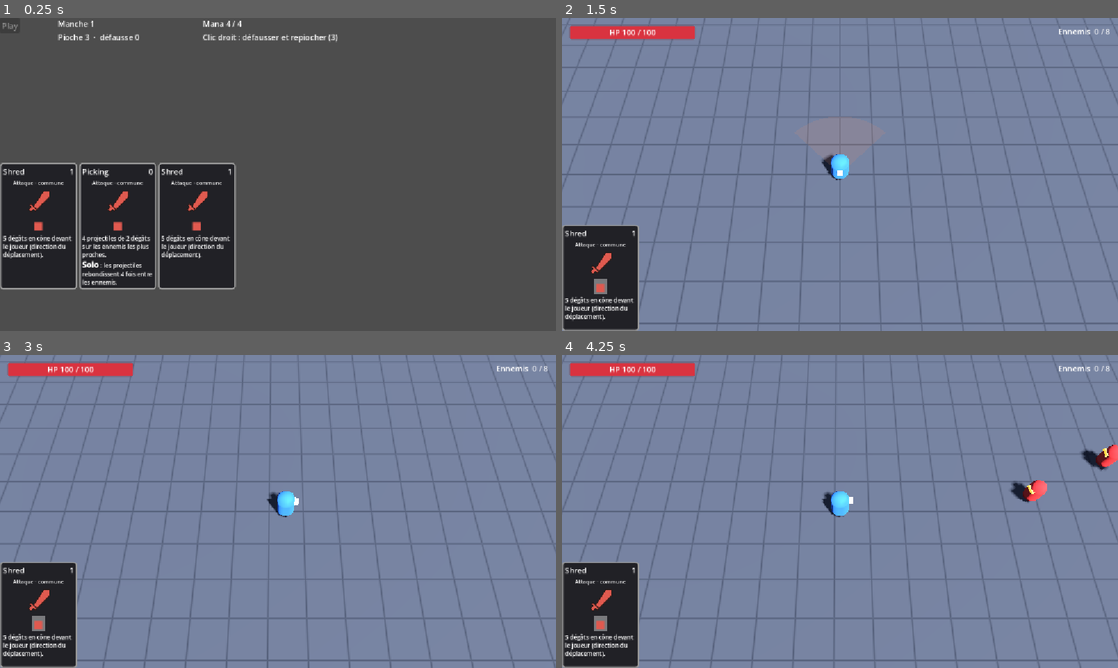
Above: before the commit, frames 1-4 (two rows, left to right).
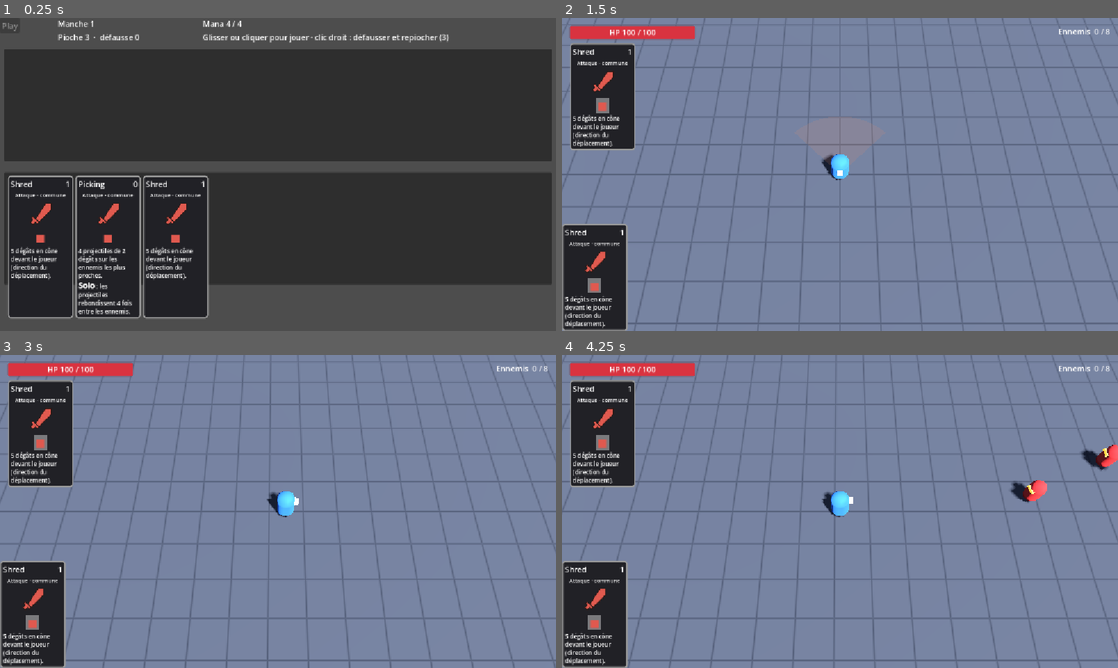
Above: after the commit, the same moments.

Repository: Vharaphis/AppassionatoProjectPrototype
Game: Godot game, scene res://scenes/cardManagementScene.tscn
Same seed, same stepped clock (60 frames per second), same inputs: the game is played once before the commit and once after it.
Inputs (mouse positions are in pixels of both pictures, inside the frame that each line leads up to):
- Up to frame 1 (0.25 s): no input
- Up to frame 2 (1.5 s): tap Enter at 0.5 s; drag from (600, 227) to (895, 105) at 0.52 s; click "Play" at 1.25 s
- Up to frame 3 (3 s): tap Space at 2 s; drag from (38, 614) to (250, 574) at 2.02 s; move the mouse to (333, 442) at 2.77 s; hold D (move_right) from 2.78 s (still down); click (333, 442) at 2.92 s
- Up to frame 4 (4.25 s): release D (move_right) at 3.5 s; drag from (812, 574) to (673, 464) at 3.52 s

The runs differ from the first frame. In frame 1, 66% of the frame differs, in the area x 0-100%, y 5-97%; in frame 2, 5.7%; in frame 3, 5.7%; in frame 4, 5.7%.

Commit message:
feat(cards): drag & drop and combat HUD
- drag cards between hand and track, reorder both; mana enforced on drop
- left click now on release so a press can start a drag; click still works
- visible hand and track drop zones, cards narrowed so 8 fit
- combat HUD: current partition under the HP bar, flips on card change

Closes #40

Co-Authored-By: Claude Opus 5.5 <noreply@anthropic.com>

Diff:
--- a/scenes/cardManagementScene.tscn
+++ b/scenes/cardManagementScene.tscn
@@ -9,19 +9,40 @@
 anchors_preset = 0
 script = ExtResource("1_j72h1")
 
+[node name="TrackBackground" type="Panel" parent="." unique_id=1203948571]
+layout_mode = 0
+offset_left = 8.0
+offset_top = 64.0
+offset_right = 1144.0
+offset_bottom = 296.0
+mouse_filter = 2
+
+[node name="HandBackground" type="Panel" parent="." unique_id=1203948572]
+layout_mode = 0
+offset_left = 8.0
+offset_top = 320.0
+offset_right = 1144.0
+offset_bottom = 552.0
+mouse_filter = 2
+
 [node name="Hand" type="HBoxContainer" parent="." unique_id=1508068058]
 unique_name_in_owner = true
 layout_mode = 0
-offset_top = 300.0
-offset_right = 40.0
-offset_bottom = 340.0
+custom_minimum_size = Vector2(1120, 220)
+offset_left = 16.0
+offset_top = 326.0
+offset_right = 1136.0
+offset_bottom = 546.0
 script = ExtResource("6_ocpiu")
 
 [node name="PlayingArea" type="HBoxContainer" parent="." unique_id=1861295477]
 unique_name_in_owner = true
 layout_mode = 0
-offset_right = 40.0
-offset_bottom = 40.0
+custom_minimum_size = Vector2(1120, 220)
+offset_left = 16.0
+offset_top = 70.0
+offset_right = 1136.0
+offset_bottom = 290.0
 script = ExtResource("7_cxt2q")
 
 [node name="HUD" type="Control" parent="." unique_id=252701356]
--- a/scenes/card_management_scene.gd
+++ b/scenes/card_management_scene.gd
@@ -24,6 +24,8 @@
 	hand.card_discard_requested.connect(_on_hand_card_discard_requested)
 	playing_area.card_selected.connect(_on_playing_area_card_selected)
 	playing_area.composition_changed.connect(_on_composition_changed)
+	playing_area.card_dropped.connect(_on_track_card_dropped)
+	hand.card_dropped.connect(_on_hand_card_dropped)
 	play_button.pressed.connect(_on_play_pressed)
 	play_button.disabled = true
 	round_label.text = "Manche %d" % RunState.round_index
@@ -62,6 +64,26 @@
 	hand.add_card(card)
 	_refresh_labels()
 
+## Glisser sur la piste : pose depuis la main (si le mana suffit) ou réordonne.
+func _on_track_card_dropped(card: Card, index: int) -> void:
+	if card.get_parent() == playing_area:
+		playing_area.move_card(card, index)
+		return
+	if card.get_parent() != hand or card.card_instance.get_cost() > mana_left():
+		return
+	hand.remove_card(card)
+	playing_area.add_card(card)
+	playing_area.move_card(card, index)
+
+## Glisser sur la main : retire de la piste ou réordonne la main.
+func _on_hand_card_dropped(card: Card, index: int) -> void:
+	if card.get_parent() == playing_area:
+		playing_area.remove_card(card)
+		hand.add_card(card)
+		_refresh_labels()
+	if card.get_parent() == hand:
+		hand.move_card(card, index)
+
 ## Pioche d'abord, défausse ensuite : sinon la carte défaussée peut ressortir
 ## aussitôt quand la pioche vide remélange la défausse.
 func _on_hand_card_discard_requested(card: Card) -> void:
@@ -92,7 +114,7 @@
 func _refresh_labels() -> void:
 	var mana := mana_left()
 	mana_label.text = "Mana %d / %d" % [mana, RunState.mana_per_round]
-	redraw_label.text = "Clic droit : défausser et repiocher (%d)" % redraws_left
+	redraw_label.text = "Glisser ou cliquer pour jouer · clic droit : défausser et repiocher (%d)" % redraws_left
 	deck_label.text = "Pioche %d  ·  défausse %d" % [deck.draw_pile.size(), deck.discard_pile.size()]
 	for child in hand.get_children():
 		var card := child as Card
--- a/scenes/cards/card.tscn
+++ b/scenes/cards/card.tscn
@@ -8,7 +8,7 @@
 metadata/_custom_type_script = "uid://v3hbk2005353"
 
 [node name="Card" type="PanelContainer" unique_id=942914442]
-custom_minimum_size = Vector2(160, 220)
+custom_minimum_size = Vector2(136, 220)
 script = ExtResource("1_0qqw3")
 card_data = SubResource("Resource_un5qg")
 
--- a/scenes/fighting_enemies_scene.gd
+++ b/scenes/fighting_enemies_scene.gd
@@ -21,12 +21,16 @@
 @onready var continue_button: Button = %ContinueButton
 
 var _cards: Array[Card] = []
+## Partition en cours de lecture, sous la barre de vie. Pivote à chaque changement de carte.
+var _current_card: Card
+var _current_index: int = -1
 ## Victoire et mort peuvent tomber sur la même frame : le premier des deux gagne.
 var _combat_over: bool = false
 
 func _ready() -> void:
 	_apply_run_state()
 	_display_played_cards()
+	_create_current_card()
 	player.health.health_changed.connect(_on_player_health_changed)
 	player.health.armor_changed.connect(_on_player_armor_changed)
 	player.died.connect(_on_player_died)
@@ -62,6 +66,8 @@
 		_cards.append(card)
 
 func _on_slot_entered(card_index: int, slot_index: int, _plays: bool) -> void:
+	_show_current_card(card_index)
+	_current_card.set_active_slot(slot_index)
 	for i in _cards.size():
 		if i == card_index:
 			_cards[i].set_active_slot(slot_index)
@@ -118,3 +124,29 @@
 func _on_back_pressed() -> void:
 	RunState.reset_run()
 	get_tree().change_scene_to_file(CARD_MANAGEMENT_SCENE)
+
+func _create_current_card() -> void:
+	_current_card = CARD_SCENE.instantiate() as Card
+	health_bar.get_parent().add_child(_current_card)
+	_current_card.position = Vector2(16.0, 52.0)
+	_current_card.pivot_offset = _current_card.custom_minimum_size / 2.0
+	_current_card.locked = true
+	_current_card.mouse_filter = Control.MOUSE_FILTER_IGNORE
+	_current_card.hide()
+
+## Retourne la carte affichée (demi-tour, échange, demi-tour) quand le lecteur
+## passe à la carte suivante.
+func _show_current_card(card_index: int) -> void:
+	if card_index == _current_index or card_index >= RunState.card_sequence.size():
+		return
+	var first := _current_index == -1
+	_current_index = card_index
+	var instance := RunState.card_sequence[card_index]
+	if first:
+		_current_card.card_instance = instance
+		_current_card.show()
+		return
+	var tween := _current_card.create_tween()
+	tween.tween_property(_current_card, "scale:x", 0.0, 0.08)
+	tween.tween_callback(func() -> void: _current_card.card_instance = instance)
+	tween.tween_property(_current_card, "scale:x", 1.0, 0.08)
--- a/scripts/cards/card.gd
+++ b/scripts/cards/card.gd
@@ -59,11 +59,29 @@
 func _gui_input(event: InputEvent) -> void:
 	if locked:
 		return
-	if event is InputEventMouseButton and event.pressed:
-		if event.button_index == MOUSE_BUTTON_LEFT:
+	if event is InputEventMouseButton:
+		# Left click on release: a press that turns into a drag never releases here.
+		if event.button_index == MOUSE_BUTTON_LEFT and not event.pressed:
 			clicked.emit(self)
-		elif event.button_index == MOUSE_BUTTON_RIGHT:
+		elif event.button_index == MOUSE_BUTTON_RIGHT and event.pressed:
 			right_clicked.emit(self)
+
+func _get_drag_data(_at_position: Vector2) -> Variant:
+	if locked or card_instance == null:
+		return null
+	var preview := (load(scene_file_path) as PackedScene).instantiate() as Card
+	preview.card_instance = card_instance
+	preview.modulate.a = 0.8
+	set_drag_preview(preview)
+	return self
+
+## Drops on a card go to its container (hand or track), at the card's position.
+func _can_drop_data(at_position: Vector2, data: Variant) -> bool:
+	var parent := get_parent() as Control
+	return parent != null and parent.has_method("_can_drop_data") and parent._can_drop_data(at_position + position, data)
+
+func _drop_data(at_position: Vector2, data: Variant) -> void:
+	(get_parent() as Control)._drop_data(at_position + position, data)
 
 func get_data() -> CardData:
 	return card_instance.data if card_instance else card_data
--- a/scripts/cards/hand.gd
+++ b/scripts/cards/hand.gd
@@ -2,6 +2,8 @@
 class_name Hand
 
 signal card_selected(card: Card)
+## A card was dragged here; `index` = where it should land among the children.
+signal card_dropped(card: Card, index: int)
 signal card_discard_requested(card: Card)
 
 const CARD_SCENE := preload("res://scenes/cards/card.tscn")
@@ -41,3 +43,22 @@
 func set_locked(value: bool) -> void:
 	for child in get_children():
 		(child as Card).locked = value
+
+func _can_drop_data(_at_position: Vector2, data: Variant) -> bool:
+	return data is Card
+
+func _drop_data(at_position: Vector2, data: Variant) -> void:
+	card_dropped.emit(data, _index_at(at_position.x))
+
+func _index_at(x: float) -> int:
+	for child in get_children():
+		var card := child as Control
+		if x < card.position.x + card.size.x / 2.0:
+			return card.get_index()
+	return get_child_count()
+
+## Moves a card already in this container so it lands before the card at `index`.
+func move_card(card: Card, index: int) -> void:
+	if index > card.get_index():
+		index -= 1
+	move_child(card, clampi(index, 0, get_child_count() - 1))
--- a/scripts/cards/playing_area.gd
+++ b/scripts/cards/playing_area.gd
@@ -2,6 +2,8 @@
 class_name PlayingArea
 
 signal card_selected(card: Card)
+## A card was dragged here; `index` = where it should land among the children.
+signal card_dropped(card: Card, index: int)
 signal composition_changed(sequence: Array[CardInstance])
 
 func add_card(card: Card) -> void:
@@ -32,3 +34,23 @@
 
 func _emit_composition_changed() -> void:
 	composition_changed.emit(get_sequence())
+
+func _can_drop_data(_at_position: Vector2, data: Variant) -> bool:
+	return data is Card
+
+func _drop_data(at_position: Vector2, data: Variant) -> void:
+	card_dropped.emit(data, _index_at(at_position.x))
+
+func _index_at(x: float) -> int:
+	for child in get_children():
+		var card := child as Control
+		if x < card.position.x + card.size.x / 2.0:
+			return card.get_index()
+	return get_child_count()
+
+## Moves a card already in this container so it lands before the card at `index`.
+func move_card(card: Card, index: int) -> void:
+	if index > card.get_index():
+		index -= 1
+	move_child(card, clampi(index, 0, get_child_count() - 1))
+	_emit_composition_changed()
--- a/tests/test_card_flow.gd
+++ b/tests/test_card_flow.gd
@@ -53,6 +53,17 @@
 			assert(prep.hand.card_count() == 2)
 			assert(prep.redraws_left == 3)
 			assert(_count_in(prep) == _deck_size)
+			# Drag & drop: onto the track at an index, reorder, back to the hand.
+			var a = prep.hand.get_child(0)
+			var b = prep.hand.get_child(1)
+			prep._on_track_card_dropped(a, 0)
+			prep._on_track_card_dropped(b, 0)
+			assert(prep.playing_area.get_children() == [b, a])
+			prep._on_track_card_dropped(b, 2)
+			assert(prep.playing_area.get_children() == [a, b])
+			prep._on_hand_card_dropped(a, 0)
+			assert(prep.hand.get_children() == [a] and prep.mana_left() == 1)
+			assert(_count_in(prep) == _deck_size)
 			# Rewards: distinct partitions, higher rarities more likely later.
 			for i in 50:
 				var offer: Array = _rs.roll_reward()
